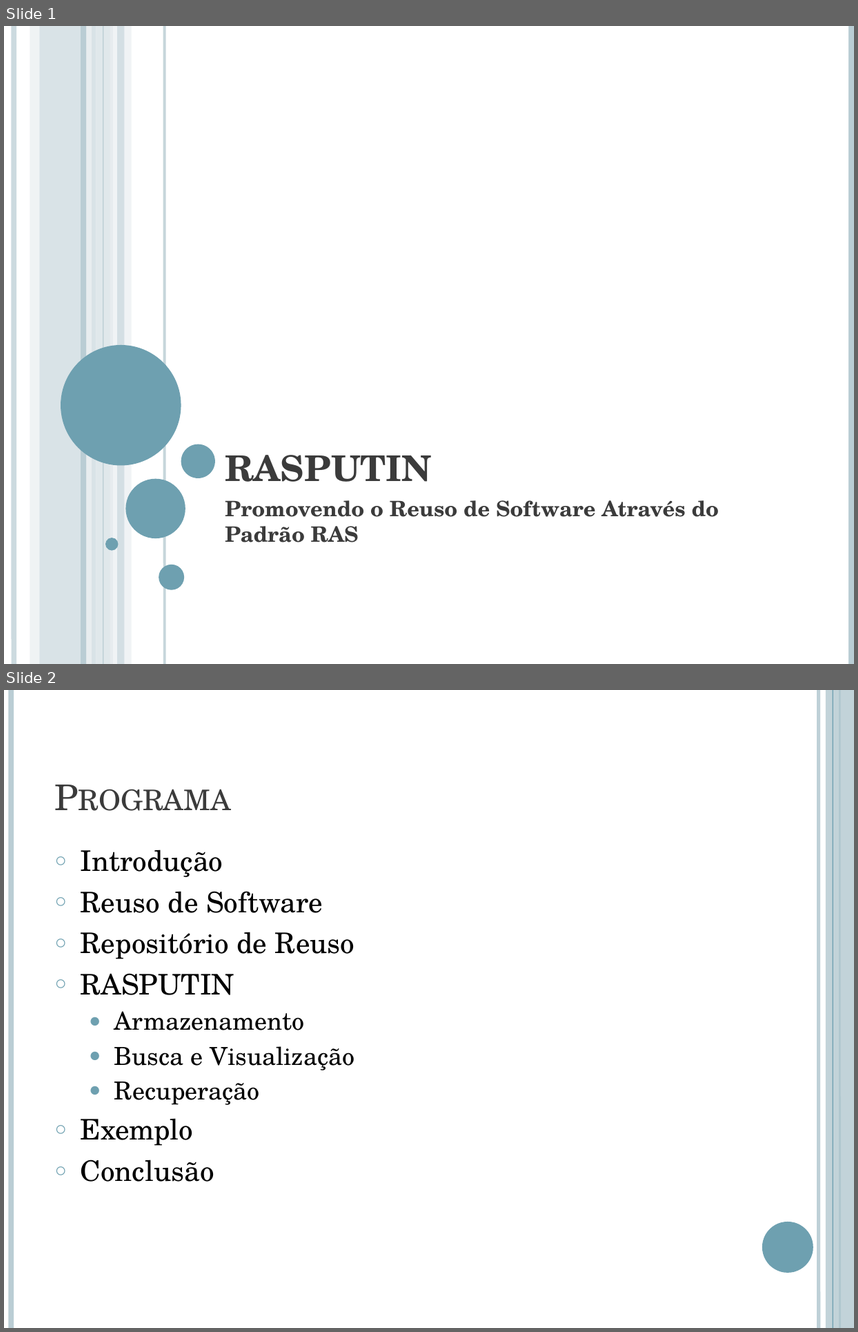
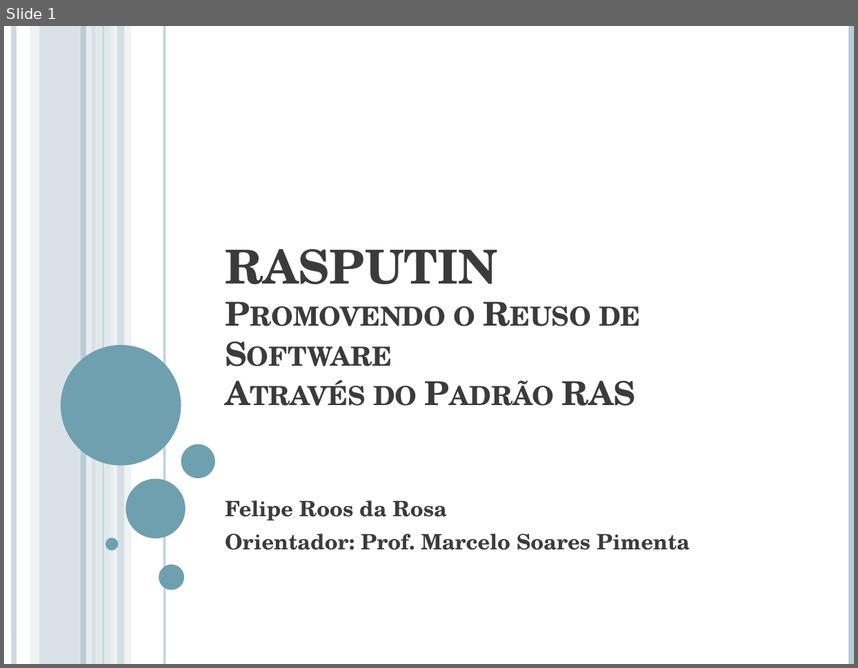
Before and after one commit to jmftrindade/ras4maven, a slide deck: PromotingSoftwareReuseWithRAS/RASPUTIN.pptx. Shown one above the other, each under a label of ours: slides 1 and 2 before the commit, slide 1 after it. The pictures are 858x1332 and 858x668 pixels, drawn with LibreOffice and Linux fonts; fonts in the diff are those of the drawing. Boxes give left, top, right and bottom in pixels: in the first picture for what was removed or moved away, otherwise in the second. Text is boxed around its words. In the diff, an @@ line names an element or a change of style, - is before the commit and + after.

```diff
--- a/PromotingSoftwareReuseWithRAS/RASPUTIN.pptx
+++ b/PromotingSoftwareReuseWithRAS/RASPUTIN.pptx
@@ slide 2 removed at (4,690,854,1328), background #FFFFFF @@
@@ line removed from (11, 690) to (11, 1328) @@
@@ line removed from (818, 690) to (818, 1328) @@
@@ rectangle removed at (826,690,854,1328) @@
@@ line removed from (833, 690) to (833, 1328) @@
@@ line removed from (840, 690) to (840, 1328) @@
@@ title removed at (47,716,741,822) @@
-Programa
@@ text removed at (81,849,355,1181) @@
-○ Introdução
-○ Reuso de Software
-○ Repositório de Reuso
-○ RASPUTIN
-  ● Armazenamento
-  ● Busca e Visualização
-  ● Recuperação
-○ Exemplo
-○ Conclusão
@@ ellipse removed at (762,1221,813,1272) @@
@@ slide 1 changed as well @@
@@ title at (225,249,641,405): text changed; size 30 to 27.9 pt @@
-RASPUTIN
+RASPUTIN
+Promovendo o Reuso de Software
+Através do Padrão RAS
@@ subtitle at (225,500,690,550): text changed @@
-Promovendo o Reuso de Software Através do Padrão RAS
+Felipe Roos da Rosa
+Orientador: Prof. Marcelo Soares Pimenta
```
Also in this commit, not shown: 20 slides added, 1 other slide removed.
